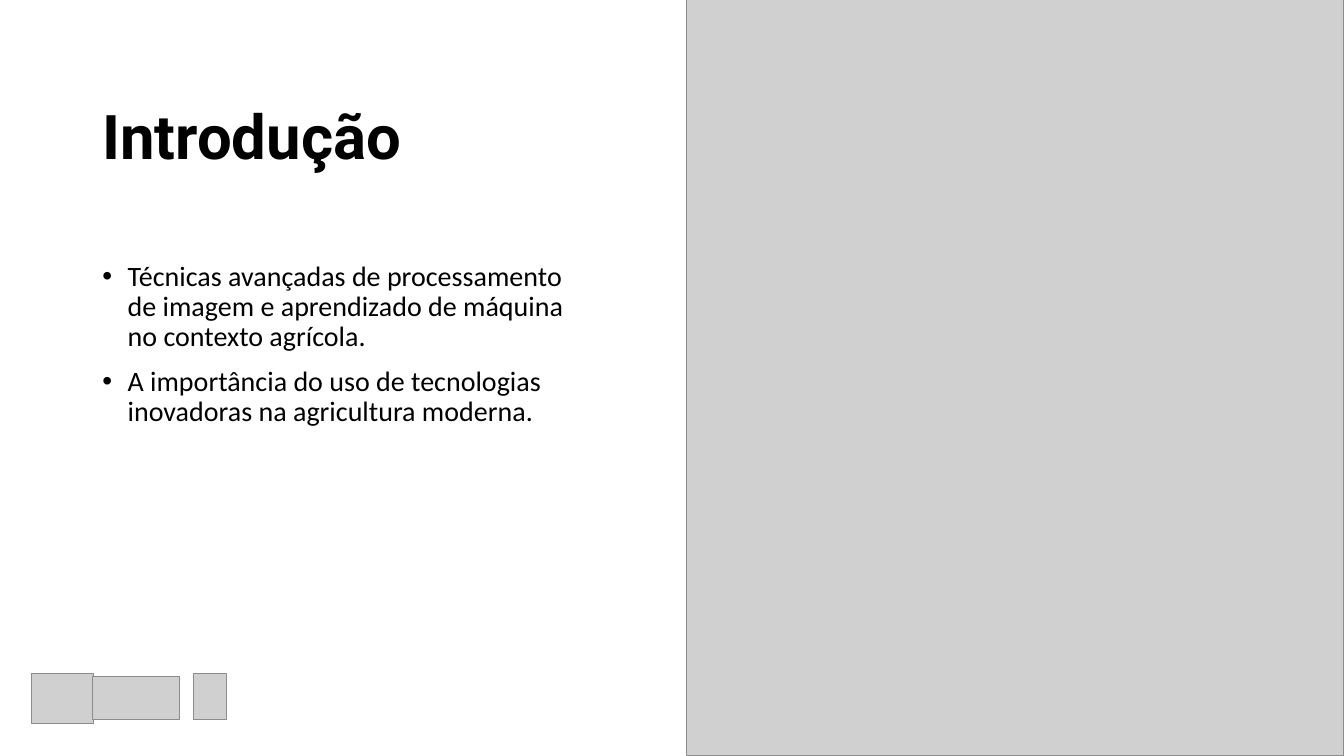
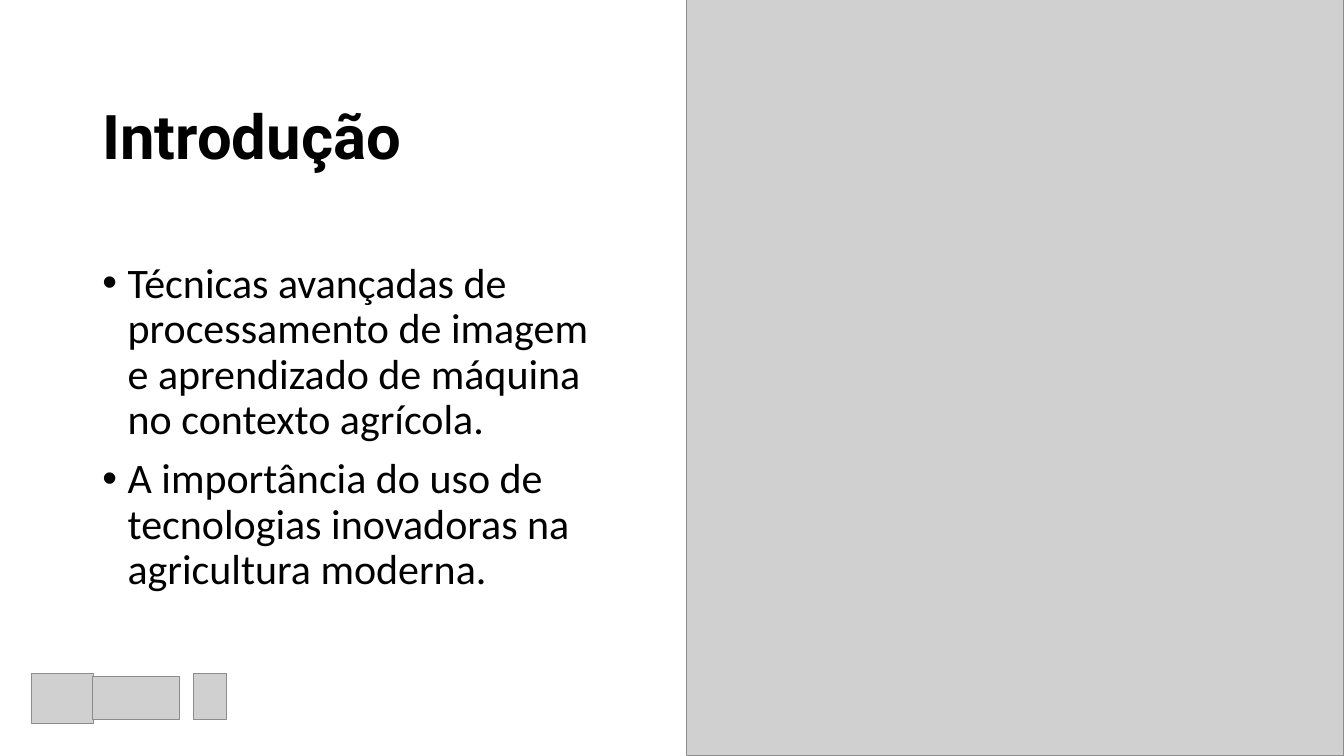
Before and after one commit to leandrogrego/WeedEye, a slide deck: slide 2 of Ontology for weed´s stress detection.pptx. Drawn at 1344x756 pixels with LibreOffice and Linux fonts; fonts in the diff are those of the drawing; grey boxes stand for pictures. Boxes give left, top, right and bottom in pixels: in the first picture for what was removed or moved away, otherwise in the second. Text is boxed around its words. In the diff, an @@ line names an element or a change of style, - is before the commit and + after.

```diff
--- a/Ontology for weed´s stress detection.pptx
+++ b/Ontology for weed´s stress detection.pptx
@@ text "Técnicas avançadas de processamento de ..." at (128,269,588,592): size 20 to 30 pt @@
```
Also in this commit, not shown: 9 other slides changed, 6 slides added, 1 slide removed, 2 other files.
